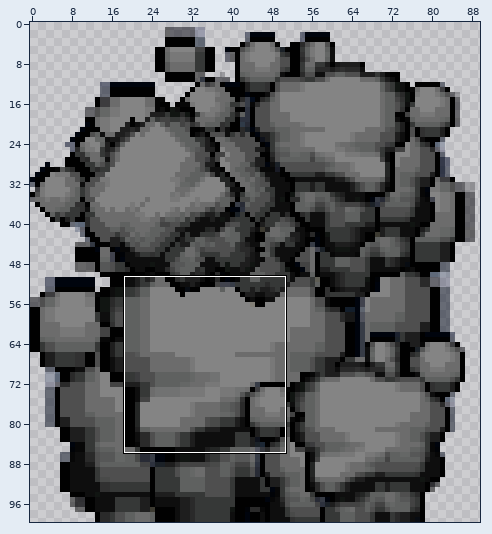
File history of a sprite sheet, code/Sprites/Smoke_On/Image6.png. Above, an overview of the earlier version with the close-up marked.
Close-up. Before the commit:
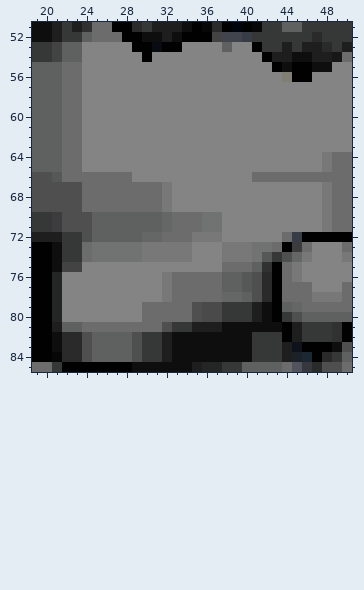
The file is 90x100 pixels. Pixels under 10% opacity are left out. Colours within 5 levels of each other are drawn and written as one. Shown: x 19..50, y 51..85. The commit also changed other parts of the picture, which this record leaves out.
Once edited:
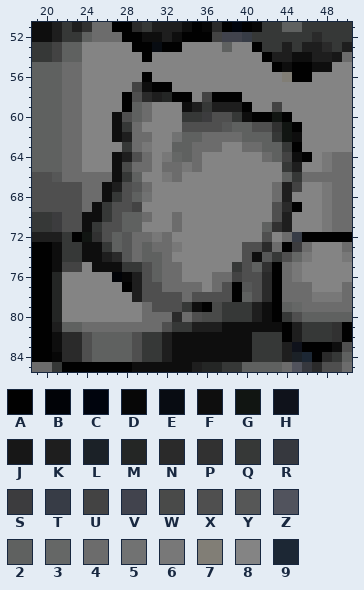
Palette (. is transparent): A #010101  B #010307  C #00040d  D #070707  E #080c12  F #0e0e0e  G #111512  H #0f121b  J #171717  K #1e1e1e  L #1b2127  M #242625  N #2a2a2a  P #313131  Q #363837  R #36383e  S #3c3c3e  T #373c46  U #434343  V #41434d  W #494a49  X #4f4f4f  Y #565757  Z #51535d  2 #5f6160  3 #656766  4 #6c6c6c  5 #717272  6 #787878  7 #817e76  8 #848484  9 #1c2734
The edit:
Changed rows in their new state; - is an unchanged pixel.
first column x 23:
56 -------A----------------
57 ------UFAA--------------
58 -----AXNKMAA-UAAA-------
59 -----A24---FKQKKKA--U---
60 ----FX24---QQSXXQFAAGA--
61 ----FQ4----XXXXY22XXPGA-
62 ----FK44--5224444222QGF-
63 -----Q46--22444--4422QA-
64 ----FKX4-6324------42UFA
65 ----FW44-4464--------QK-
66 ----FQ2--64-------8882Q-
67 ---FKXY-88----------4KU-
68 ---FQX2588----------4K--
69 --FQXXU888----------XNA-
70 -FFQX--488-8888-----XK--
71 -FQXX--888-8888----2PK--
72 AGPX-Y446-88888----X----
73 -FFQ2Y4244-8---88XXN----
74 -FFKNY422488---88XF-----
75 --FFFQQX244----8QX------
76 ----BDKX24-888-4UX------
77 -----AKXX4---8-XA-------
78 ------KXXXX-XXXXA-------
79 --------XXXQFA----------
80 ----------N-------------
Boxes around the changes in both close-ups, in picture pixels (x1, y1, x2, y2):
changed: (72, 72, 312, 322)
